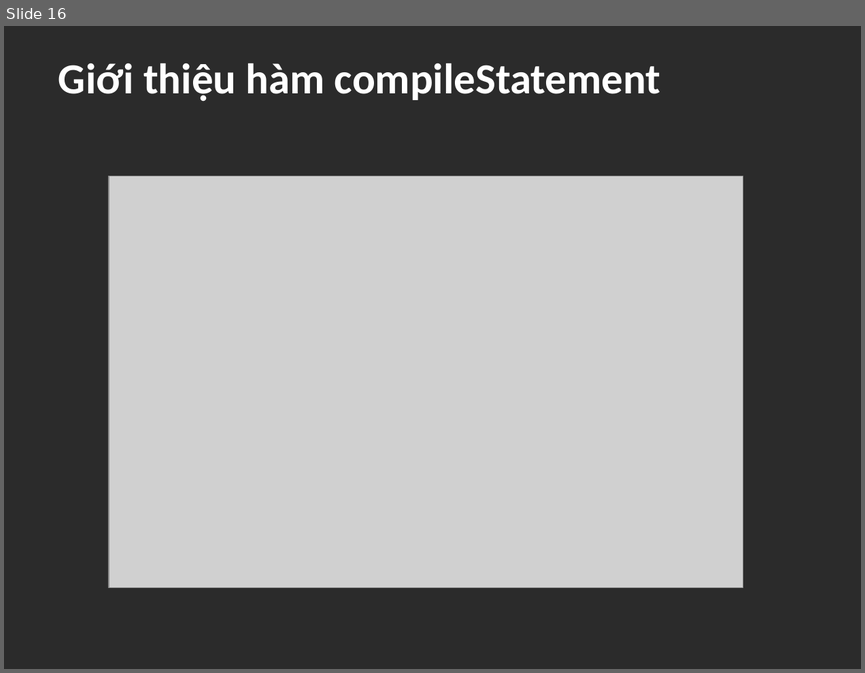
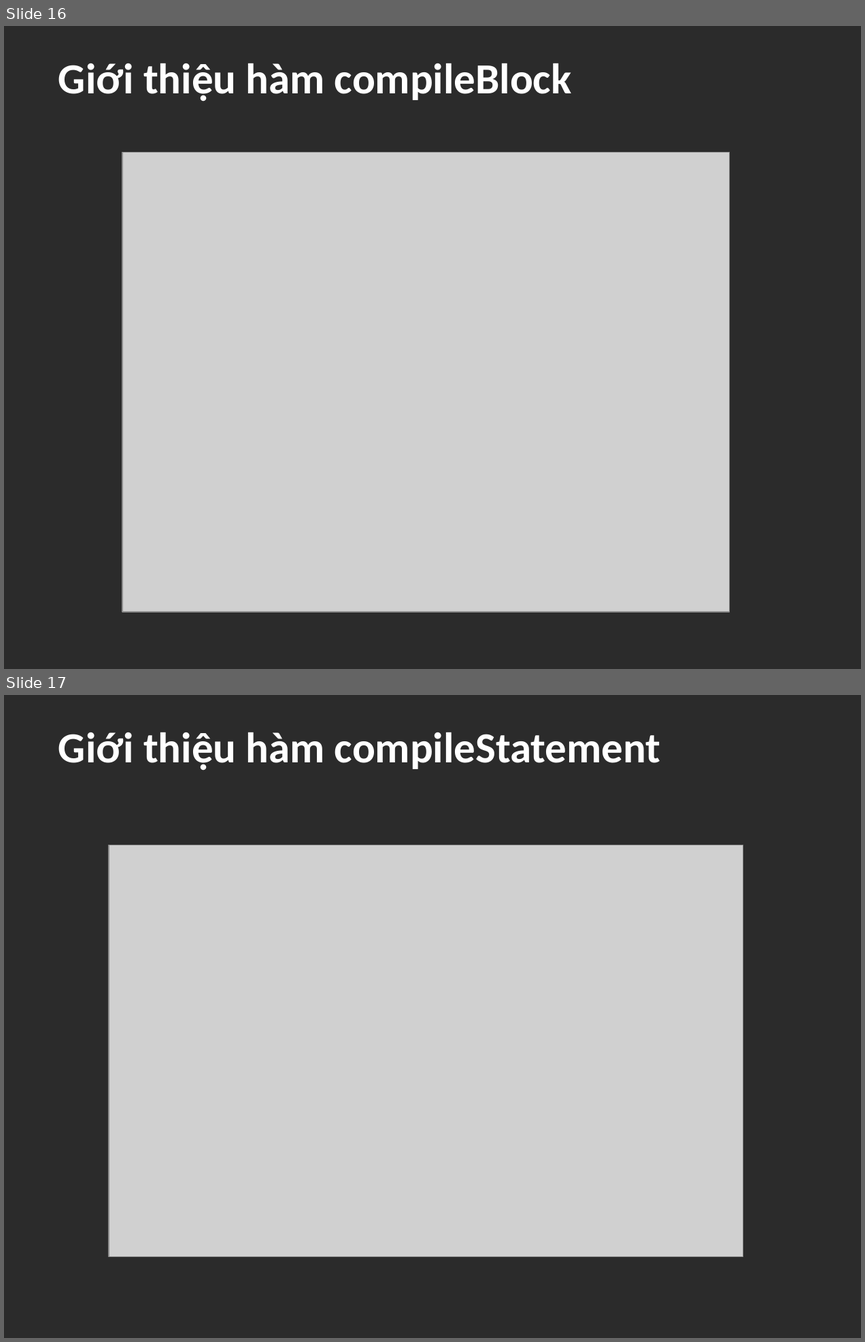
Before and after one commit to dangxuanvuong98/kpl-parser, a slide deck: BaoCao/Nhom3.pptx. Shown one above the other, each under a label of ours: slide 16 before the commit, slides 16 and 17 after it. The pictures are 865x673 and 865x1342 pixels, drawn with LibreOffice and Linux fonts; fonts in the diff are those of the drawing; grey boxes stand for pictures; background and template pictures are left out; a plain dark background stands for a picture behind light text. Boxes give left, top, right and bottom in pixels: in the first picture for what was removed or moved away, otherwise in the second. Text is boxed around its words. In the diff, an @@ line names an element or a change of style, - is before the commit and + after.

Commit message:
add slide block

```diff
--- a/BaoCao/Nhom3.pptx
+++ b/BaoCao/Nhom3.pptx
@@ slide 16 added at (4,26,861,669), background picture (left out) @@
@@ title added at (58,63,571,101), 36 pt, text #FFFFFF, bold @@
+Giới thiệu hàm compileBlock
@@ picture added at (122,152,730,611) @@
@@ what was slide 16 is now slide 17 @@
```
Also in this commit, not shown: 1 slide changed.
